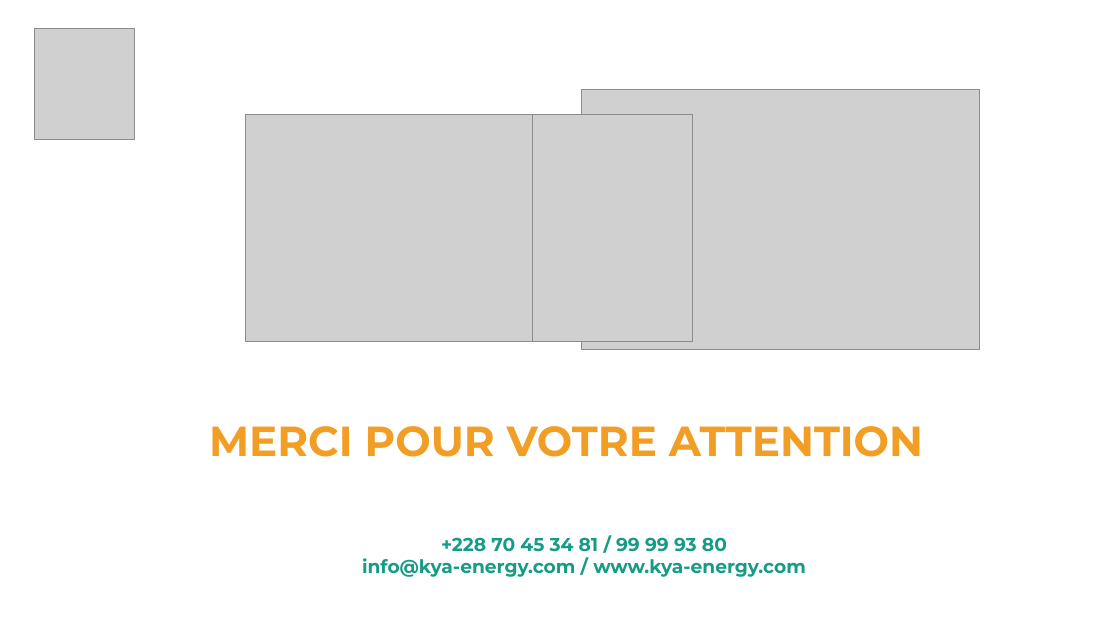
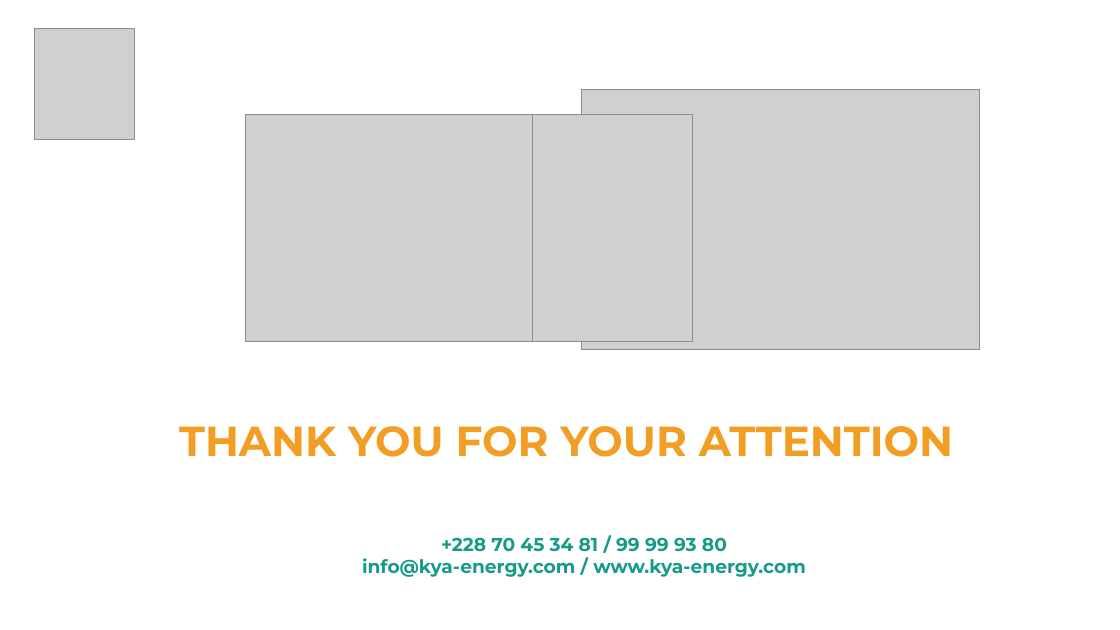
Before and after one commit to xavierGIT04/STAGE, a slide deck: slide 4 of business-model/GBANDI WAKE_Plateforme_Entree_Sortie_06-03-2026.pptx. Drawn at 1120x630 pixels with LibreOffice and Linux fonts; fonts in the diff are those of the drawing; grey boxes stand for pictures; background and template pictures are left out. Boxes give left, top, right and bottom in pixels: in the first picture for what was removed or moved away, otherwise in the second. Text is boxed around its words. In the diff, an @@ line names an element or a change of style, - is before the commit and + after.

```diff
--- a/business-model/GBANDI WAKE_Plateforme_Entree_Sortie_06-03-2026.pptx
+++ b/business-model/GBANDI WAKE_Plateforme_Entree_Sortie_06-03-2026.pptx
@@ text at [179, 426, 953, 457]: text changed @@
-MERCI POUR VOTRE ATTENTION
+THANK YOU FOR YOUR ATTENTION
```
Also in this commit, not shown: 2 other slides changed, 13 other files.
